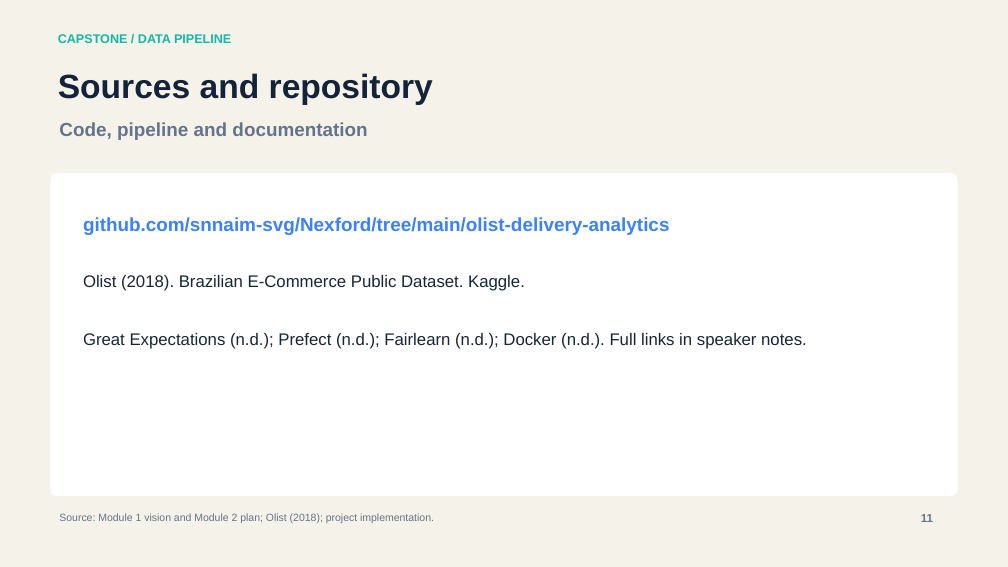
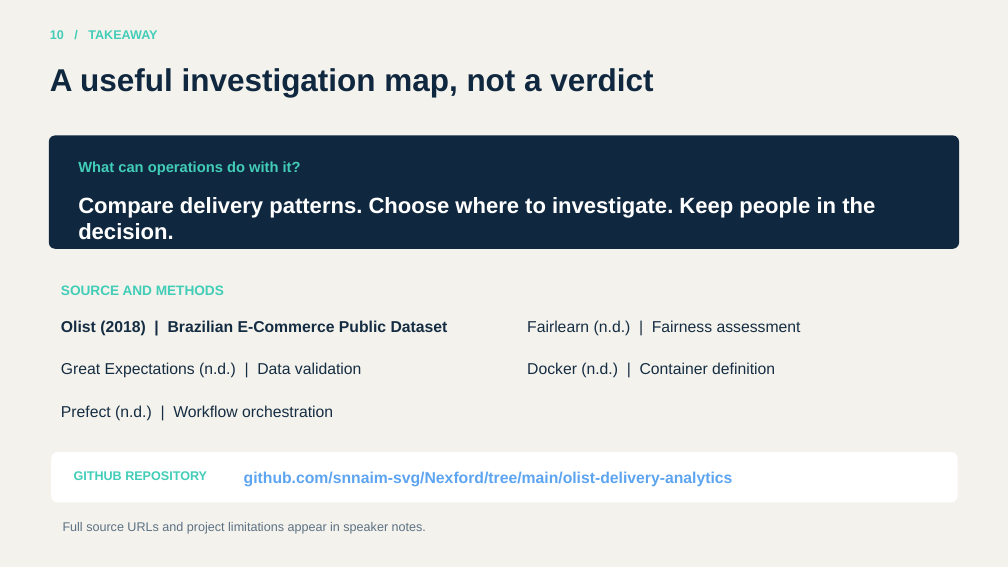
Before and after one commit to snnaim-svg/Nexford, a slide deck: slide 11 of olist-delivery-analytics/deliverables/Olist_Delivery_Analytics_Pipeline_Final.pptx. Drawn at 1008x567 pixels with LibreOffice and Linux fonts; fonts in the diff are those of the drawing. Boxes give left, top, right and bottom in pixels: in the first picture for what was removed or moved away, otherwise in the second. Text is boxed around its words. In the diff, an @@ line names an element or a change of style, - is before the commit and + after.

```diff
--- a/olist-delivery-analytics/deliverables/Olist_Delivery_Analytics_Pipeline_Final.pptx
+++ b/olist-delivery-analytics/deliverables/Olist_Delivery_Analytics_Pipeline_Final.pptx
@@ background #F5F2EA to #F4F2EC @@
@@ text added at (50, 30, 157, 39), 12 pt, text #42CDB8, bold @@
+10 / TAKEAWAY
@@ text removed at (58, 34, 231, 43) @@
-CAPSTONE / DATA PIPELINE
@@ text at (50, 68, 653, 97): text changed; size 18 to 30 pt; text colour #64748B to #10283F @@
-Code, pipeline and documentation
+A useful investigation map, not a verdict
@@ text removed at (58, 73, 433, 105) @@
-Sources and repository
@@ rounded rectangle: place and size @@
-rounded rectangle at (51, 173, 958, 496)
+rounded rectangle at (49, 135, 960, 249)
@@ rounded rectangle at (49, 135, 960, 249): fill #FFFFFF to #10283F; proportions changed @@
@@ text added at (78, 161, 301, 175), 14 pt, text #42CDB8, bold @@
+What can operations do with it?
@@ text added at (78, 197, 875, 218), 21 pt, text #FFFFFF, bold @@
+Compare delivery patterns. Choose where to investigate. Keep people in the decision.
@@ text added at (61, 285, 224, 295), 13 pt, text #42CDB8, bold @@
+SOURCE AND METHODS
@@ text at (61, 320, 448, 336): text changed; size 16 to 15 pt; text colour #162638 to #152D43; bold on @@
-Olist (2018). Brazilian E-Commerce Public Dataset. Kaggle.
+Olist (2018) | Brazilian E-Commerce Public Dataset
@@ text added at (527, 320, 801, 336), 15 pt, text #152D43 @@
+Fairlearn (n.d.) | Fairness assessment
@@ text removed at (83, 333, 807, 349) @@
-Great Expectations (n.d.); Prefect (n.d.); Fairlearn (n.d.); Docker (n.d.). Full links in speaker notes.
@@ text added at (61, 362, 361, 378), 15 pt, text #152D43 @@
+Great Expectations (n.d.) | Data validation
@@ text added at (527, 362, 775, 378), 15 pt, text #152D43 @@
+Docker (n.d.) | Container definition
@@ text added at (61, 405, 333, 421), 15 pt, text #152D43 @@
+Prefect (n.d.) | Workflow orchestration
@@ rounded rectangle added at (51, 452, 958, 503), fill #FFFFFF @@
@@ text added at (74, 471, 207, 480), 12 pt, text #42CDB8, bold @@
+GITHUB REPOSITORY
@@ text "github.com/snnaim-svg/Nexford/tree/main/olist-delivery-analy ...": place and size @@
-text "github.com/snnaim-svg/Nexford/tree/main/olist-delivery-analy ..." at (83, 217, 669, 235)
+text "github.com/snnaim-svg/Nexford/tree/main/olist-delivery-analy ..." at (244, 471, 733, 487)
@@ text "github.com/snnaim-svg/Nexford/tree/main/olist-delivery-analy ..." at (244, 471, 733, 487): size 18 to 15 pt, text colour #3B82F6 to #5DA4F1 @@
@@ text at (63, 522, 426, 534): text changed; size 10 to 12 pt; text colour #64748B to #5B7184 @@
-Source: Module 1 vision and Module 2 plan; Olist (2018); project implementation.
+Full source URLs and project limitations appear in speaker notes.
@@ text removed at (921, 514, 933, 522) @@
-11
```
Also in this commit, not shown: 10 slides added, 10 slides removed, 11 other files.
